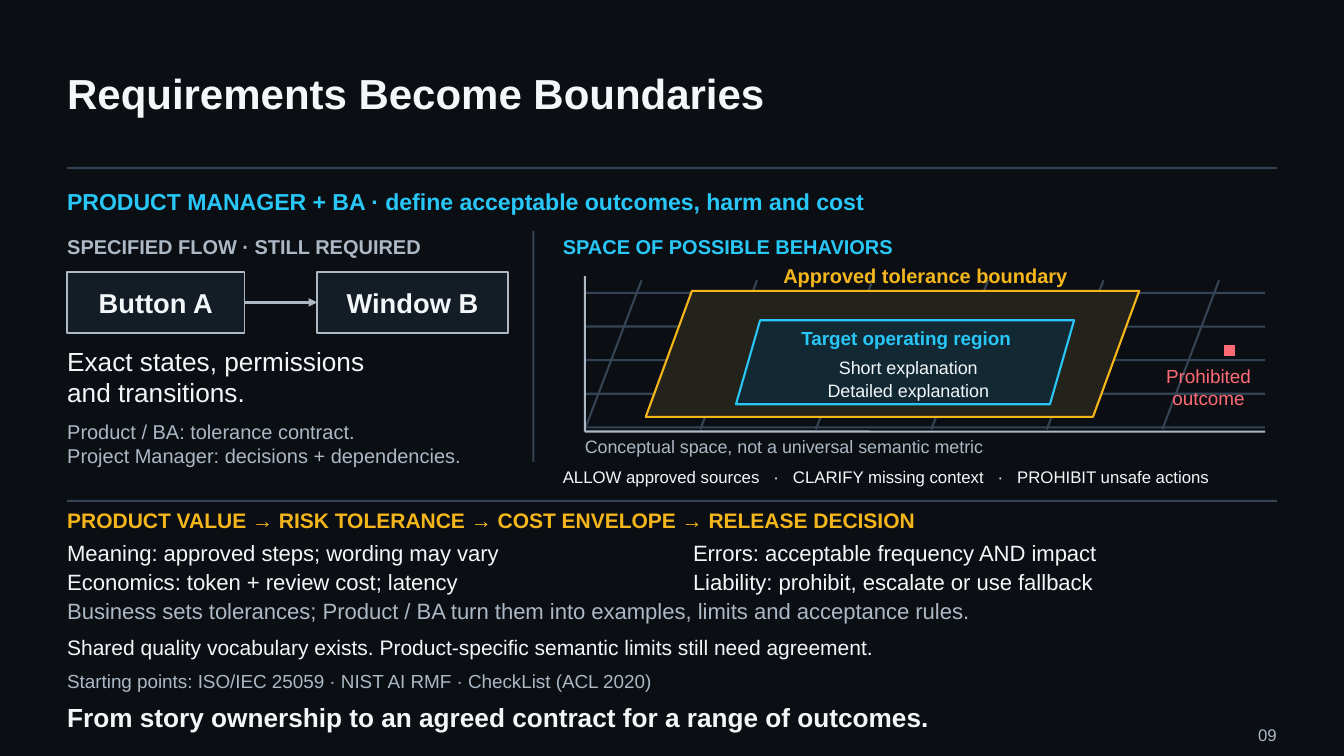
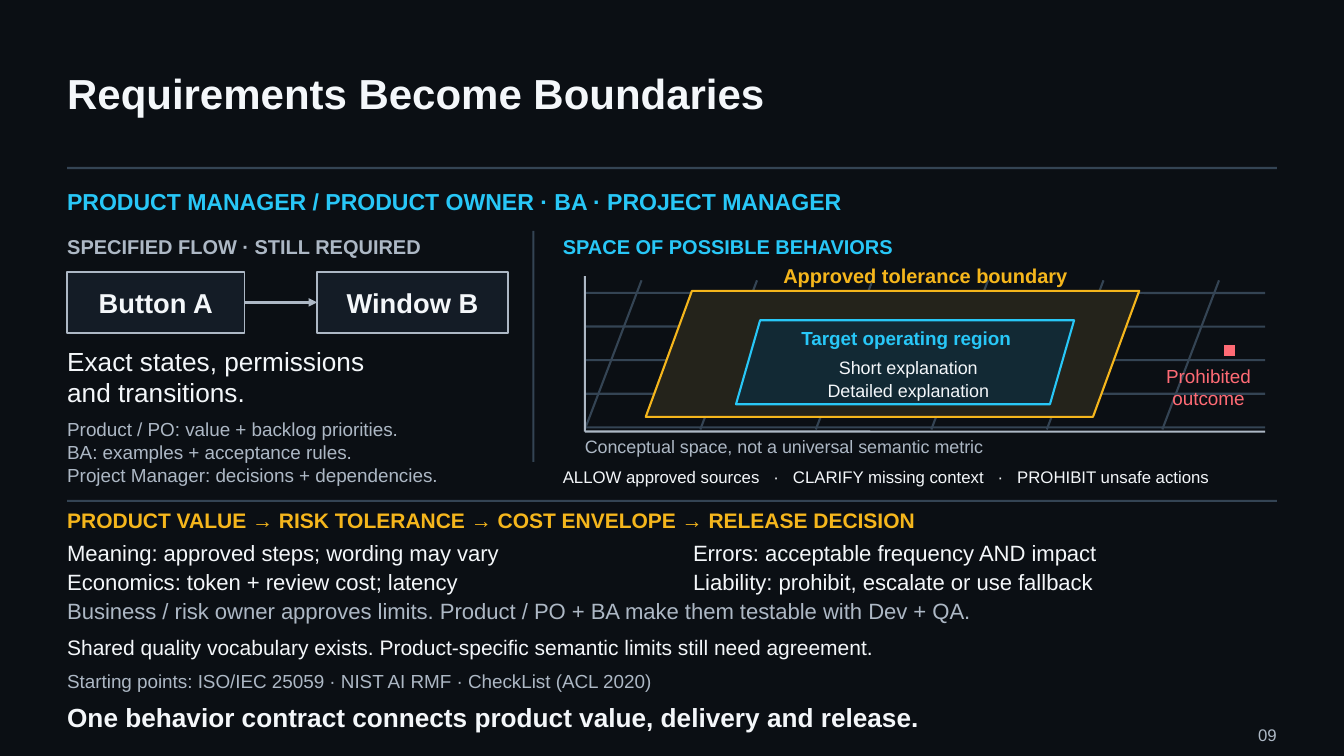
Before and after one commit to UncertaintyArchitectureGroup/uncertainty-architecture, a slide deck: slide 9 of assets/presentations/pmday-2026/ai-changes-both-sides.pptx. Drawn at 1344x756 pixels with LibreOffice and Linux fonts; fonts in the diff are those of the drawing. Boxes give left, top, right and bottom in pixels: in the first picture for what was removed or moved away, otherwise in the second. Text is boxed around its words. In the diff, an @@ line names an element or a change of style, - is before the commit and + after.

```diff
--- a/assets/presentations/pmday-2026/ai-changes-both-sides.pptx
+++ b/assets/presentations/pmday-2026/ai-changes-both-sides.pptx
@@ text at (67,194,841,211): text changed @@
-PRODUCT MANAGER + BA · define acceptable outcomes, harm and cost
+PRODUCT MANAGER / PRODUCT OWNER · BA · PROJECT MANAGER
@@ text at (67,422,398,463): text changed; size 14.2 to 13.5 pt @@
-Product / BA: tolerance contract.
+Product / PO: value + backlog priorities.
+BA: examples + acceptance rules.
@@ text at (67,468,437,486): size 14.2 to 13.5 pt in "Project Manager: decisions + dependencies." @@
@@ text at (67,603,970,624): text changed @@
-Business sets tolerances; Product / BA turn them into examples, limits and acceptance rules.
+Business / risk owner approves limits. Product / PO + BA make them testable with Dev + QA.
@@ text at (67,708,919,733): text changed @@
-From story ownership to an agreed contract for a range of outcomes.
+One behavior contract connects product value, delivery and release.
```
Also in this commit, not shown: 6 other slides changed, 8 other files.
